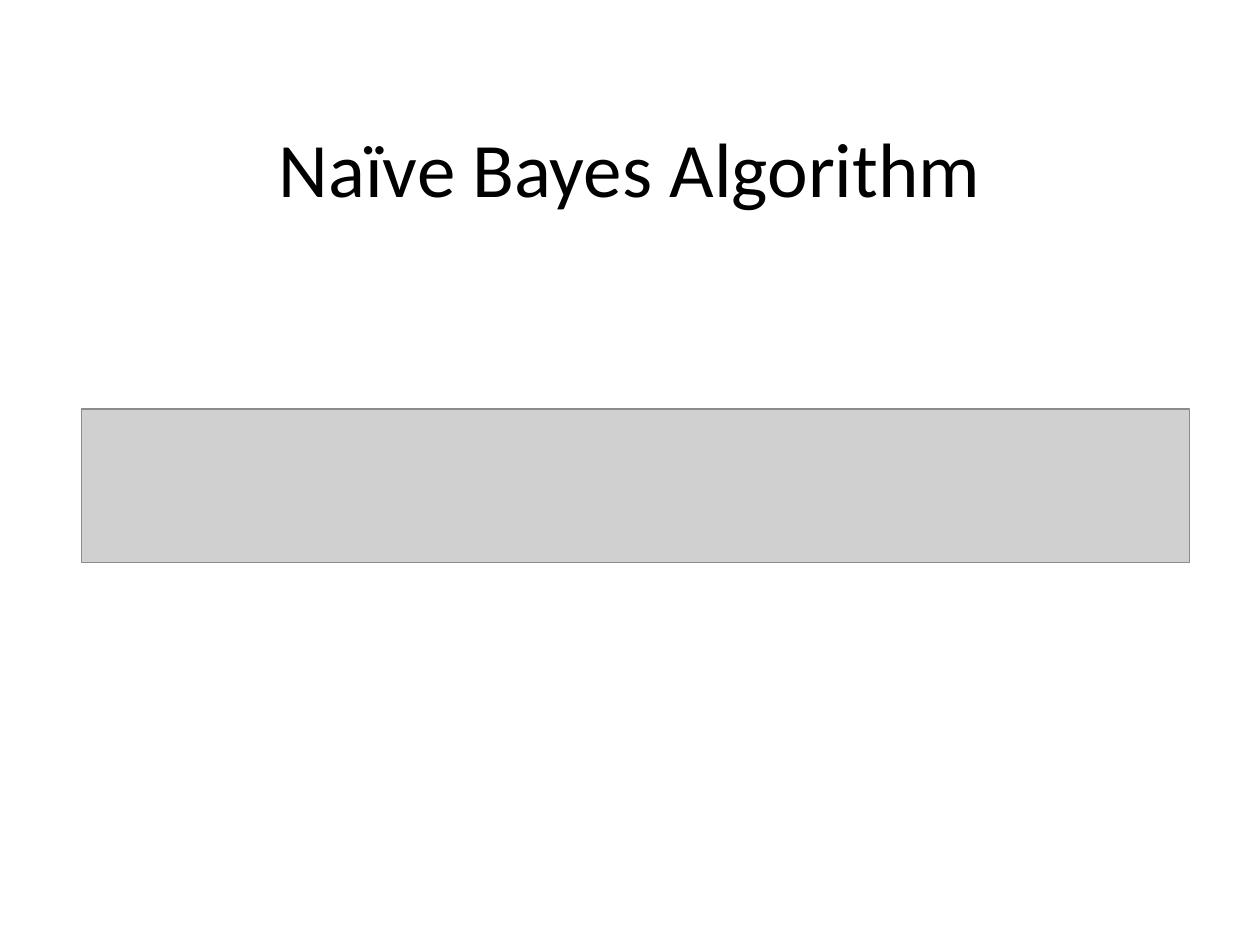
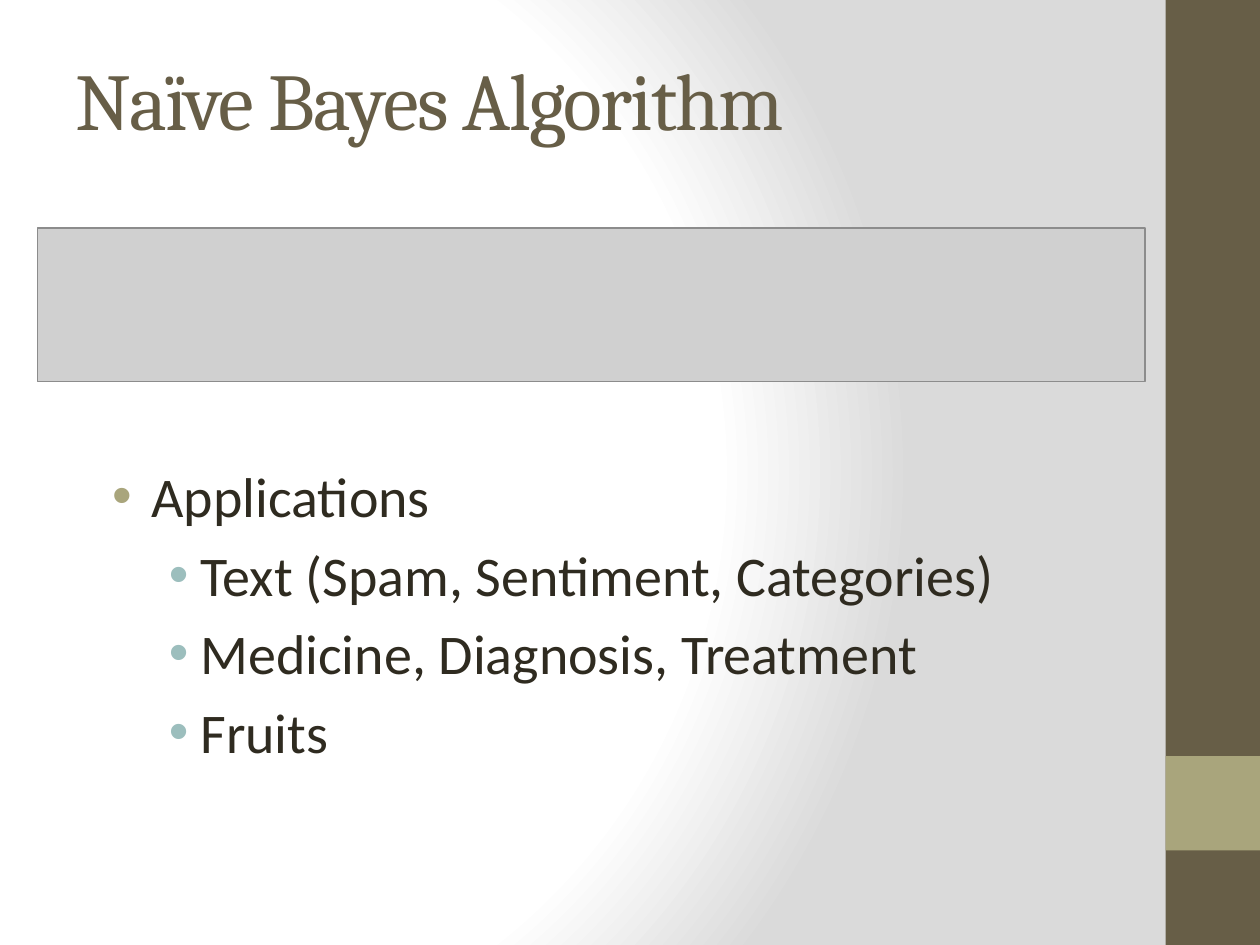
Before and after one commit to NahimNasser/django-unchained, a slide deck: slide 11 of 3-NLTK/Presentation.pptx (slide 12 before the commit). Drawn at 1260x945 pixels with LibreOffice and Linux fonts; fonts in the diff are those of the drawing; grey boxes stand for pictures. Boxes give left, top, right and bottom in pixels: in the first picture for what was removed or moved away, otherwise in the second. Text is boxed around its words. In the diff, an @@ line names an element or a change of style, - is before the commit and + after.

```diff
--- a/3-NLTK/Presentation.pptx
+++ b/3-NLTK/Presentation.pptx
@@ background #FFFFFF to gradient #FFFFFF to #DADADA @@
@@ title "Naïve Bayes Algorithm" moved from (x1=279, y1=143, x2=980, y2=211) to (x1=76, y1=74, x2=784, y2=148) @@
@@ title "Naïve Bayes Algorithm" at (x1=76, y1=74, x2=784, y2=148): size 44 to 46 pt, font Calibri to Cambria, text colour #000000 to #675E47, letter spacing 0 to -1 pt; alignment centre to left @@
@@ rectangle added at (x1=1166, y1=0, x2=1260, y2=945), fill #675E47 @@
@@ picture moved from (x1=82, y1=410, x2=1189, y2=563) to (x1=38, y1=228, x2=1145, y2=382) @@
@@ text added at (x1=152, y1=478, x2=993, y2=754), 32 pt, text #2F2B20 @@
+• Applications
+  • Text (Spam, Sentiment, Categories)
+  • Medicine, Diagnosis, Treatment
+  • Fruits
@@ rectangle added at (x1=1166, y1=756, x2=1260, y2=850), fill #A9A57C @@
```
Also in this commit, not shown: 11 other slides changed, 2 other files.
